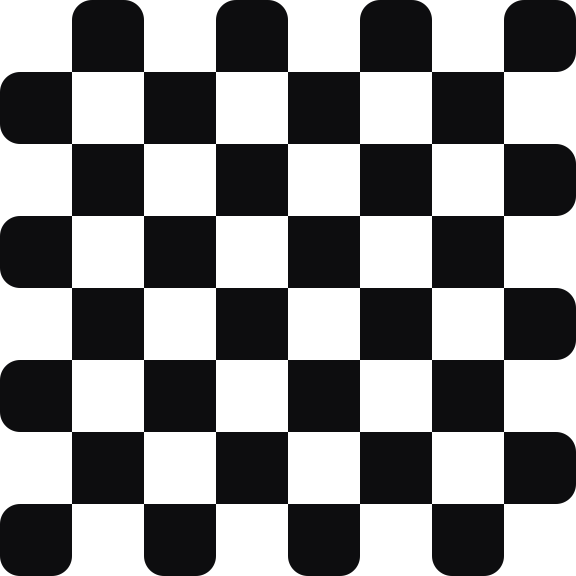
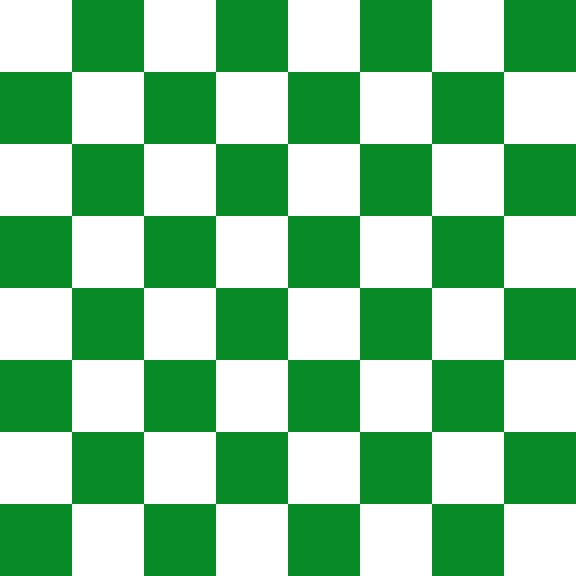
Layered file, before and after one edit (576×576). Changes by layer:
"Rounded Rectangle 33": opacity 100% → 99%, painted on it over [0, 0, 576, 576]
removed layer "Rounded Rectangle 32" over [288, 504, 360, 576]
removed layer "Rounded Rectangle 31" over [144, 504, 216, 576]
removed layer "Rounded Rectangle 30" over [0, 504, 72, 576]
removed layer "Rounded Rectangle 29" over [504, 432, 576, 504]
removed layer "Rounded Rectangle 28" over [504, 288, 576, 360]
removed layer "Rounded Rectangle 27" over [0, 360, 72, 432]
removed layer "Rounded Rectangle 26" over [360, 432, 432, 504]
removed layer "Rounded Rectangle 25" over [216, 432, 288, 504]
removed layer "Rounded Rectangle 24" over [72, 432, 144, 504]
removed layer "Rounded Rectangle 23" over [432, 360, 504, 432]
removed layer "Rounded Rectangle 22" over [288, 360, 360, 432]
removed layer "Rounded Rectangle 21" over [144, 360, 216, 432]
removed layer "Rounded Rectangle 20" over [360, 288, 432, 360]
removed layer "Rounded Rectangle 19" over [216, 288, 288, 360]
removed layer "Rounded Rectangle 18" over [72, 288, 144, 360]
removed layer "Rounded Rectangle 17" over [432, 216, 504, 288]
removed layer "Rounded Rectangle 16" over [288, 216, 360, 288]
removed layer "Rounded Rectangle 15" over [144, 216, 216, 288]
removed layer "Rounded Rectangle 14" over [0, 216, 72, 288]
removed layer "Rounded Rectangle 13" over [504, 144, 576, 216]
removed layer "Rounded Rectangle 12" over [360, 144, 432, 216]
removed layer "Rounded Rectangle 11" over [216, 144, 288, 216]
showed "Background" over [0, 0, 576, 576]
…and 9 more changes (9 removed)
